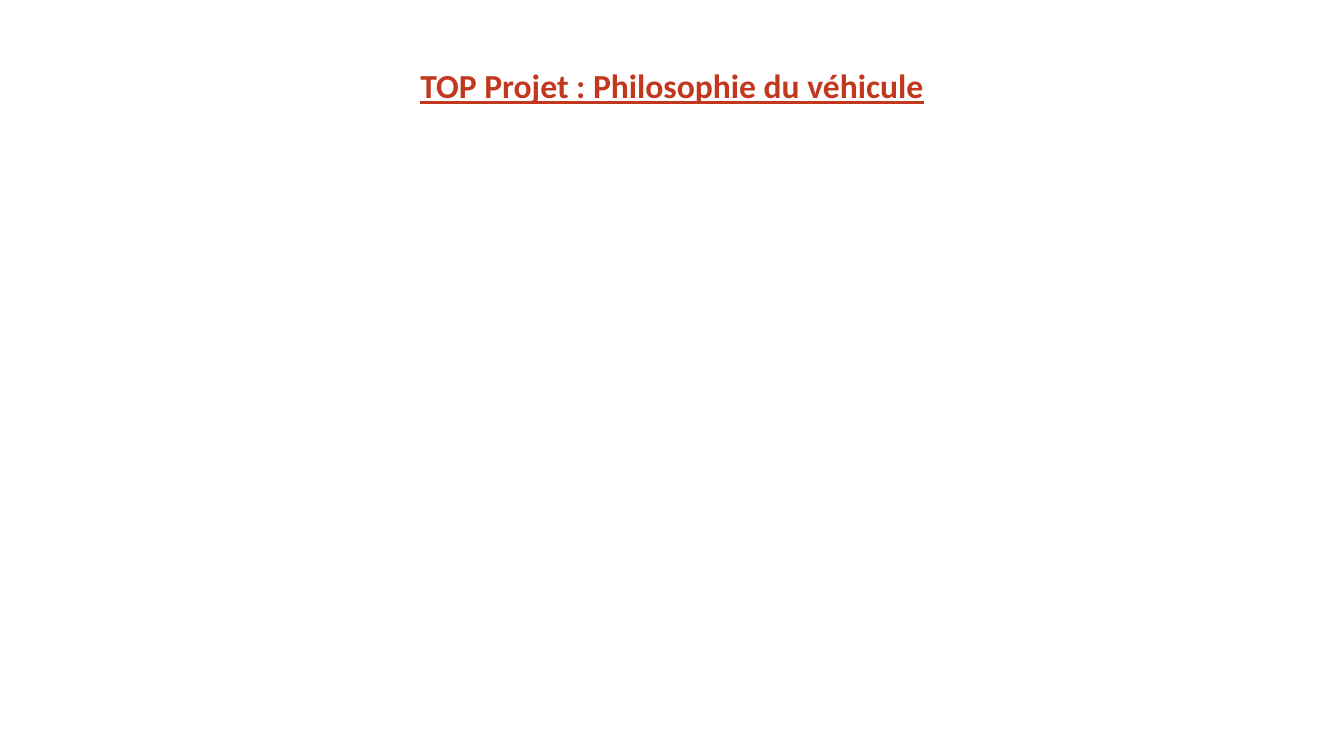
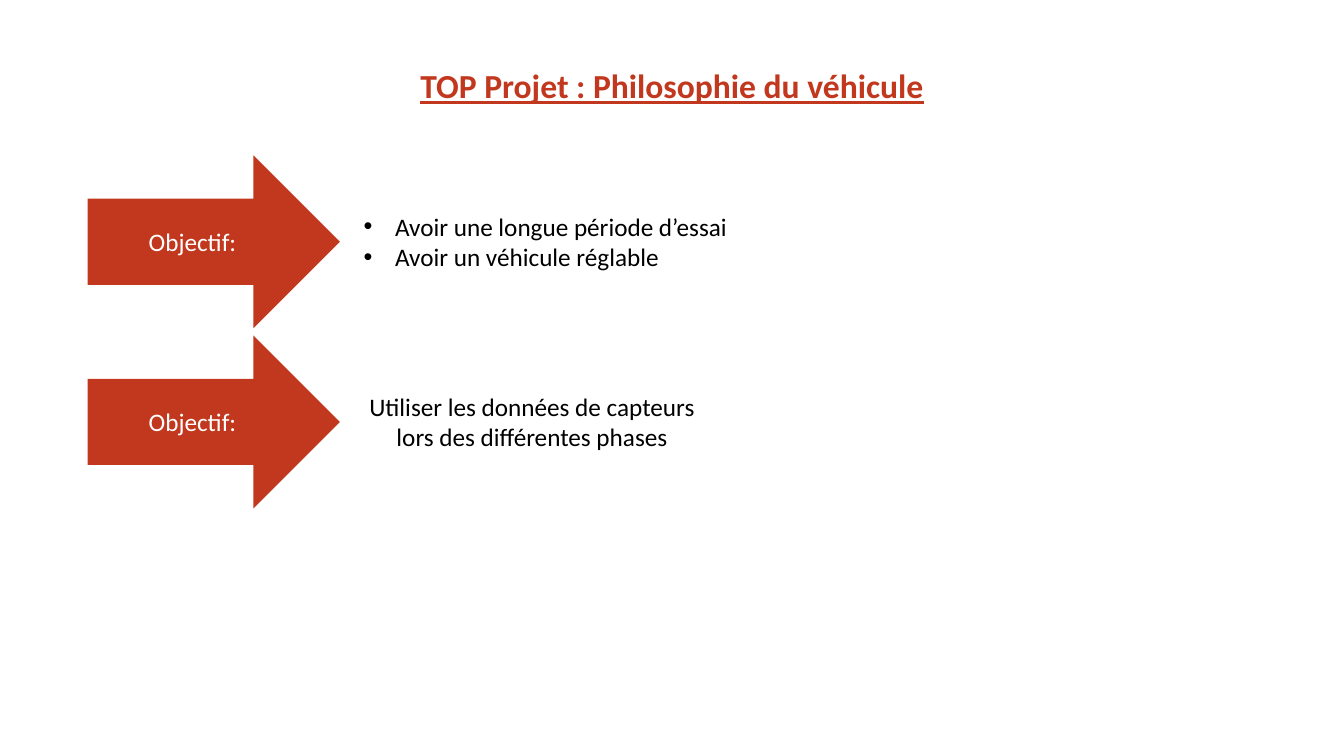
Before and after one commit to EOSCogniton/STUF-2020, a slide deck: slide 3 of AB_TOPs/1_Top_Projet/Top Projet.pptx. Drawn at 1344x756 pixels with LibreOffice and Linux fonts; fonts in the diff are those of the drawing; background and template pictures are left out. Boxes give left, top, right and bottom in pixels: in the first picture for what was removed or moved away, otherwise in the second. Text is boxed around its words. In the diff, an @@ line names an element or a change of style, - is before the commit and + after.

```diff
--- a/AB_TOPs/1_Top_Projet/Top Projet.pptx
+++ b/AB_TOPs/1_Top_Projet/Top Projet.pptx
@@ right arrow added at (89,157,340,327), fill #C2381E, outline #C2381E 1 pt, 18 pt, text #FFFFFF @@
+Objectif:
@@ text added at (395,218,727,271), 18 pt, text #000000 @@
+• Avoir une longue période d’essai
+• Avoir un véhicule réglable
@@ right arrow added at (89,337,340,506), fill #C2381E, outline #C2381E 1 pt, 18 pt, text #FFFFFF @@
+Objectif:
@@ text added at (369,398,695,450), 18 pt, text #000000 @@
+Utiliser les données de capteurs lors des différentes phases
```
Also in this commit, not shown: 1 slide added, 1 other file.
